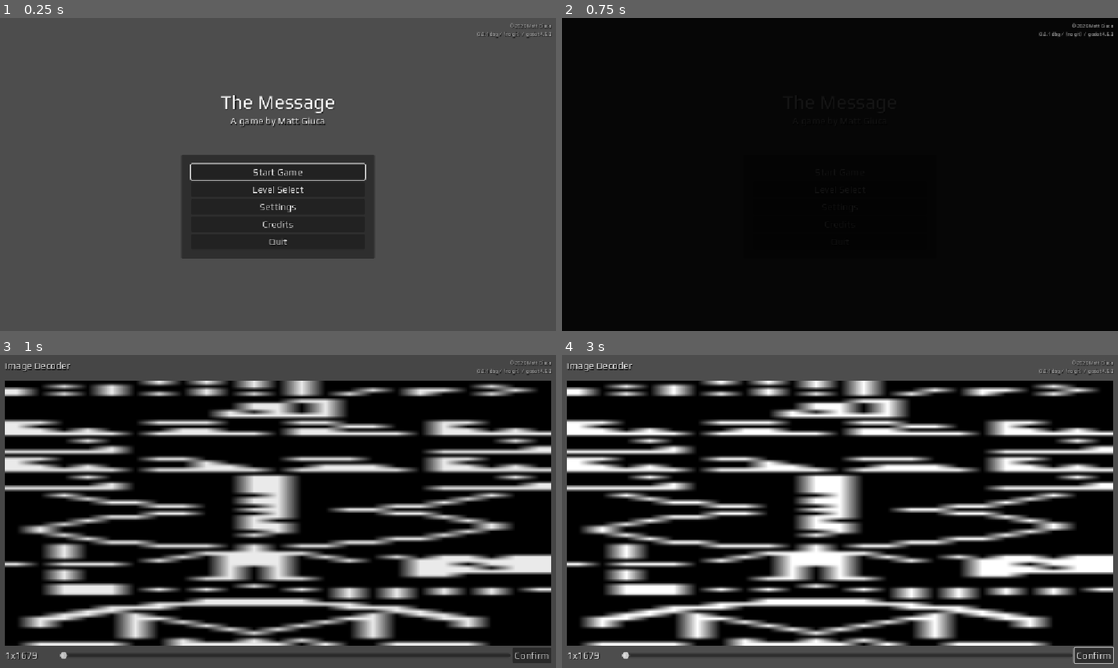
Above: before the commit, frames 1-4 (two rows, left to right).
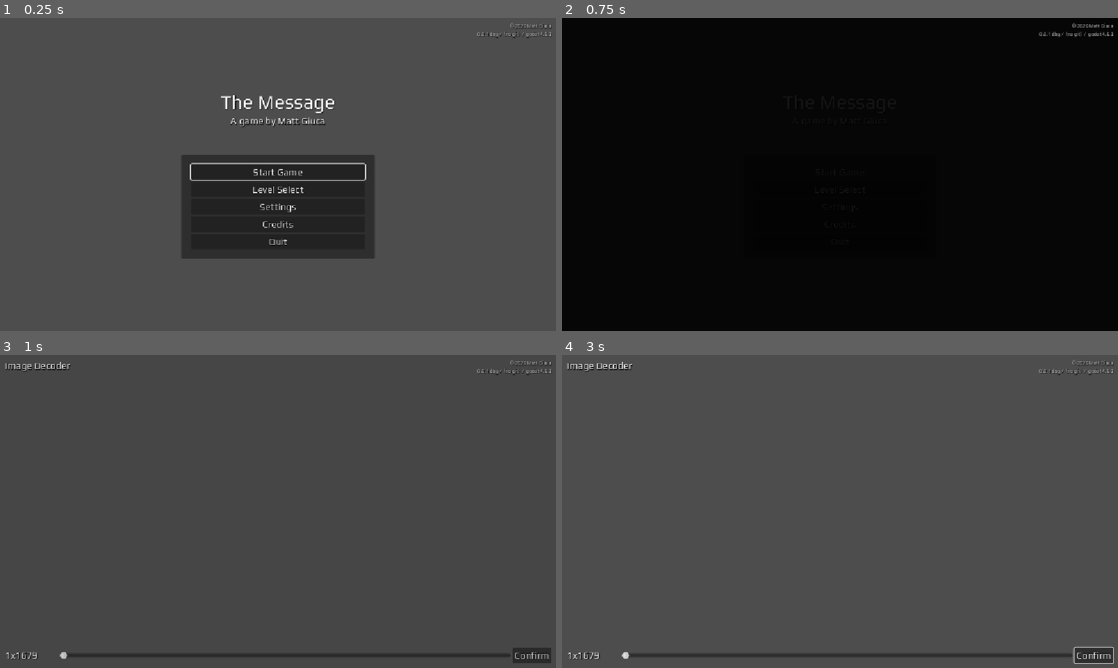
Above: after the commit, the same moments.

Repository: mgiuca/message-game
Game: Godot game, scene res://scenes/main.tscn
Same seed, same stepped clock (60 frames per second), same inputs: the game is played once before the commit and once after it.
Inputs (mouse positions are in pixels of both pictures, inside the frame that each line leads up to):
- Up to frame 1 (0.25 s): no input
- Up to frame 2 (0.75 s): click "Start Game" at 0.5 s
- Up to frame 3 (1 s): no input
- Up to frame 4 (3 s): click "Confirm" at 1.25 s; click "Confirm" at 2 s; tap Enter at 2.75 s; move the mouse to (962, 495) at 2.77 s; hold Up (ui_up) from 2.78 s (still down); click (962, 495) at 2.92 s

Frames 1-2 are identical in both runs. In frame 3, 74% of the frame differs, in the area x 0-100%, y 8-93%; in frame 4, 75%.

Commit message:
Image decoder: Implemented the decoder UI.
Can now drag slider to adjust image.

Diff:
--- a/scenes/levels/image_decoder.gd
+++ b/scenes/levels/image_decoder.gd
@@ -3,19 +3,42 @@
 const IMAGE_TOTAL_PIXELS : int = 1679
 var image_width : int = 1
 
+@onready var source_image : Image = load('res://data/image.png')
+
 @onready var image_rect : TextureRect = %ImageRect
 @onready var lbl_size : Label = %LblSize
+
+# Must be 1 byte per pixel for the below algorithm to work.
+const IMAGE_FORMAT = Image.FORMAT_L8
 
 # Called when the node enters the scene tree for the first time.
 func _ready() -> void:
   super._ready()
+
   update_display()
 
 func update_display() -> void:
-  var image_height := roundi(float(IMAGE_TOTAL_PIXELS) / float(image_width))
+  var image_height : int = roundi(float(IMAGE_TOTAL_PIXELS) / float(image_width))
   lbl_size.text = '%dx%d' % [image_width, image_height]
 
-  # TODO: Redraw the image with the given width and height.
+  # Redraw the image with the given width and height. Just copy the pixels from
+  # src to dst, ignoring height.
+  assert(source_image.get_format() == IMAGE_FORMAT)
+  var src_data := source_image.get_data()
+  var src_size := source_image.get_data_size()
+  var data : PackedByteArray
+  data.resize(image_width * image_height)
+  for y in image_height:
+    for x in image_width:
+      var idx := y * image_width + x
+      var value : int = 0
+      if idx < src_size:
+        value = src_data[idx]
+      data[idx] = value
+  var rearranged_image := Image.create_from_data(image_width, image_height, false,
+                                                 IMAGE_FORMAT, data)
+  var image_tex := ImageTexture.create_from_image(rearranged_image)
+  image_rect.texture = image_tex
 
 func _on_sld_width_value_changed(value: float) -> void:
   # TODO: Make this scale evenly biased to width and height (i.e. the left end
--- a/scenes/levels/image_decoder.tscn
+++ b/scenes/levels/image_decoder.tscn
@@ -1,7 +1,6 @@
 [gd_scene format=3 uid="uid://dhouj103pnqy3"]
 
 [ext_resource type="PackedScene" uid="uid://tdgkmflrwhol" path="res://scenes/level.tscn" id="1_3olt6"]
-[ext_resource type="Texture2D" uid="uid://bjpktbq07lk8y" path="res://data/image.png" id="2_edpoh"]
 [ext_resource type="Script" uid="uid://dgkev8idh8elm" path="res://scenes/levels/image_decoder.gd" id="2_k6g3u"]
 
 [node name="ImageDecoder" unique_id=1748765888 instance=ExtResource("1_3olt6")]
@@ -24,9 +23,12 @@
 
 [node name="ImageRect" type="TextureRect" parent="MarginContainer/VBoxContainer" index="1" unique_id=1618494502]
 unique_name_in_owner = true
+texture_filter = 1
+texture_repeat = 1
 layout_mode = 2
 size_flags_vertical = 3
-texture = ExtResource("2_edpoh")
+expand_mode = 1
+stretch_mode = 5
 
 [node name="HBoxContainer" type="HBoxContainer" parent="MarginContainer/VBoxContainer" index="2" unique_id=1477906706]
 layout_mode = 2
Not shown, changed: data/image.png.import
